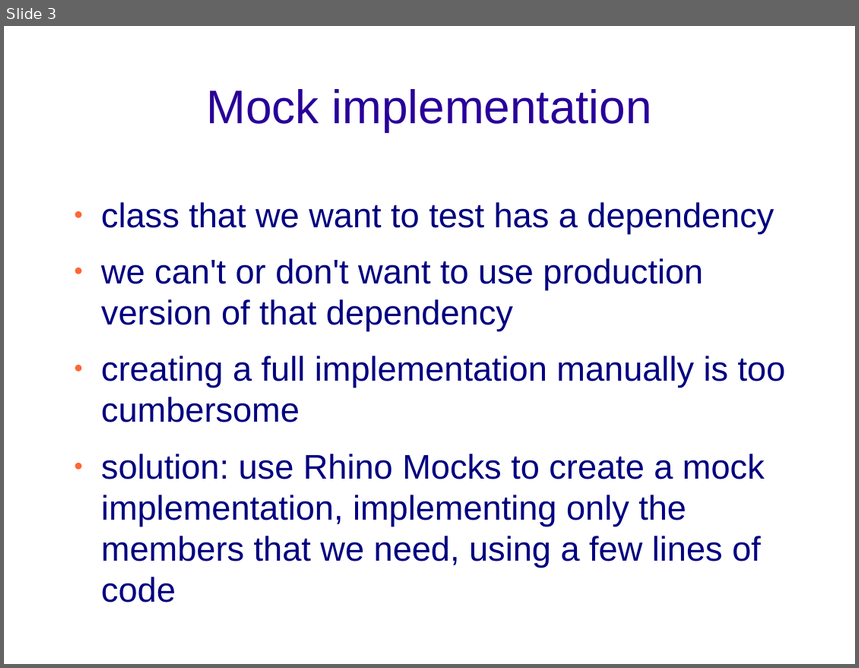
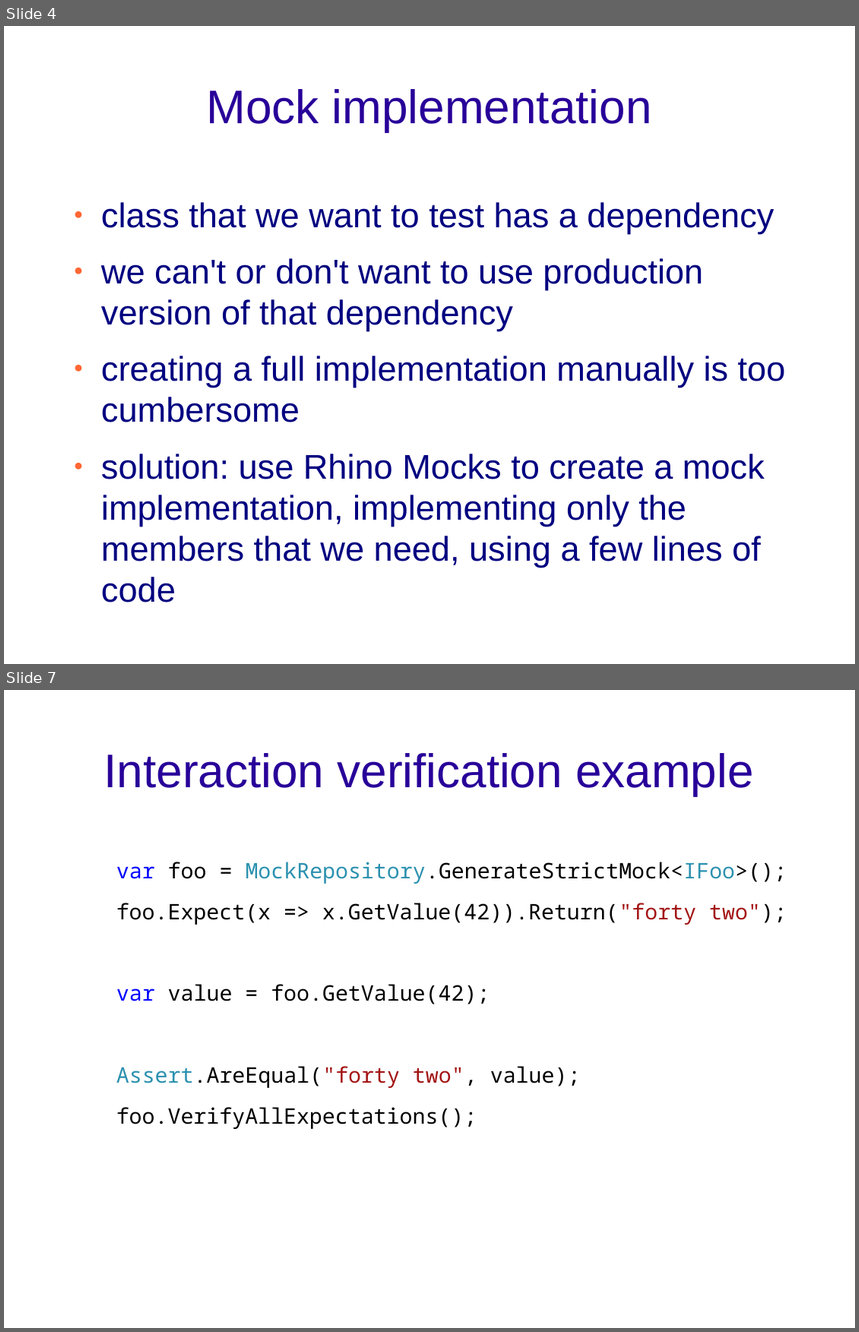
Before and after one commit to svick/Rhino-Mocks-presentation, a slide deck: Rhino Mocks.odp. Shown one above the other, each under a label of ours: slide 3 before the commit, slides 4 and 7 after it; the slides between them are not shown. The pictures are 859x668 and 859x1332 pixels, drawn with LibreOffice and Linux fonts; fonts in the diff are those of the drawing; background and template pictures are left out. Boxes give left, top, right and bottom in pixels: in the first picture for what was removed or moved away, otherwise in the second. Text is boxed around its words. In the diff, an @@ line names an element or a change of style, - is before the commit and + after.

```diff
--- a/Rhino Mocks.odp
+++ b/Rhino Mocks.odp
@@ slide 7 added at (4,690,855,1328), background picture (left out) @@
@@ title added at (104,753,754,796), 44 pt, text #280099 @@
+Interaction verification example
@@ text added at (116,862,788,1129), 20 pt, text #000000 @@
+var foo = MockRepository.GenerateStrictMock<IFoo>();
+foo.Expect(x => x.GetValue(42)).Return("forty two");
+var value = foo.GetValue(42);
+Assert.AreEqual("forty two", value);
+foo.VerifyAllExpectations();
@@ what was slide 3 is now slide 4 @@
```
Also in this commit, not shown: 4 slides changed, 5 other slides added, 1 other file.
